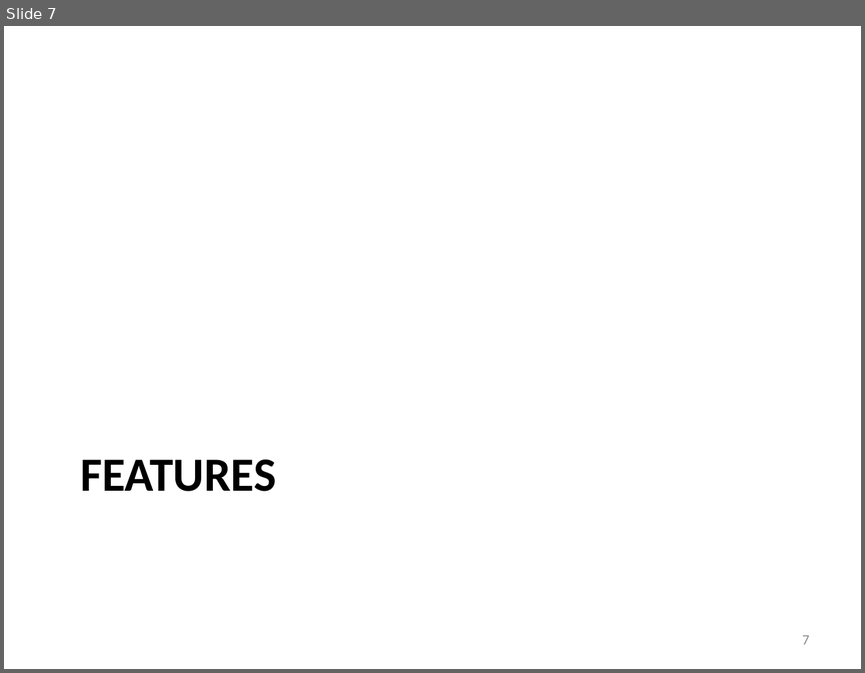
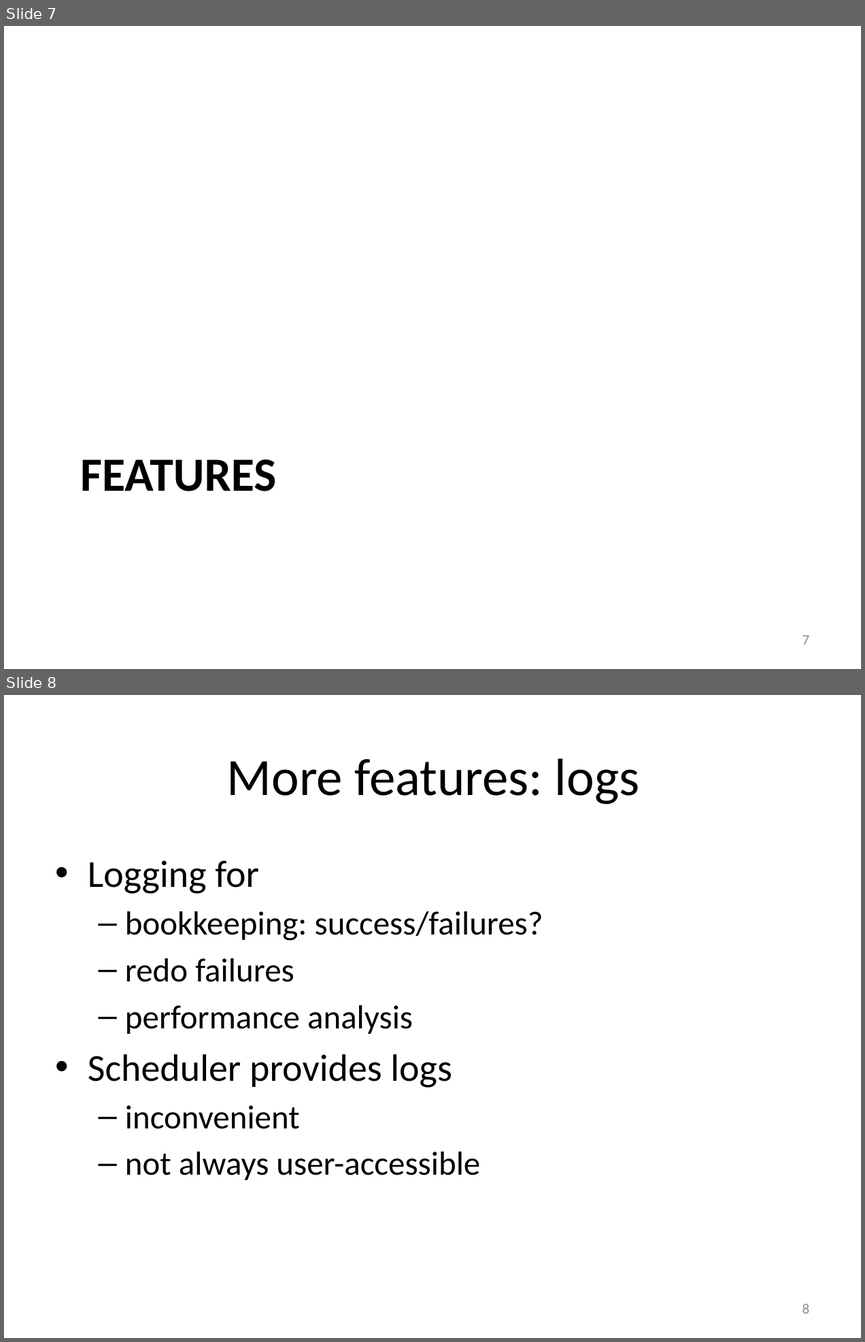
Before and after one commit to gjbex/atools, a slide deck: atools.pptx. Shown one above the other, each under a label of ours: slide 7 before the commit, slides 7 and 8 after it. The pictures are 865x673 and 865x1342 pixels, drawn with LibreOffice and Linux fonts; fonts in the diff are those of the drawing. Boxes give left, top, right and bottom in pixels: in the first picture for what was removed or moved away, otherwise in the second. Text is boxed around its words. In the diff, an @@ line names an element or a change of style, - is before the commit and + after.

Commit message:
Add  slides on logging, monitoring and resuming

```diff
--- a/atools.pptx
+++ b/atools.pptx
@@ slide 8 added at (x1=4, y1=695, x2=861, y2=1338), background #FFFFFF @@
@@ title added at (x1=227, y1=758, x2=639, y2=804), 44 pt, text #000000 @@
+More features: logs
@@ text added at (x1=88, y1=860, x2=543, y2=1180), 28 pt, text #000000 @@
+• Logging for
+  – bookkeeping: success/failures?
+  – redo failures
+  – performance analysis
+• Scheduler provides logs
+  – inconvenient
+  – not always user-accessible
@@ page number added at (x1=802, y1=1304, x2=810, y2=1313), 12 pt, text #8C8C8C @@
+8
```
Also in this commit, not shown: 6 slides changed, 2 other slides added, 2 slides removed.
